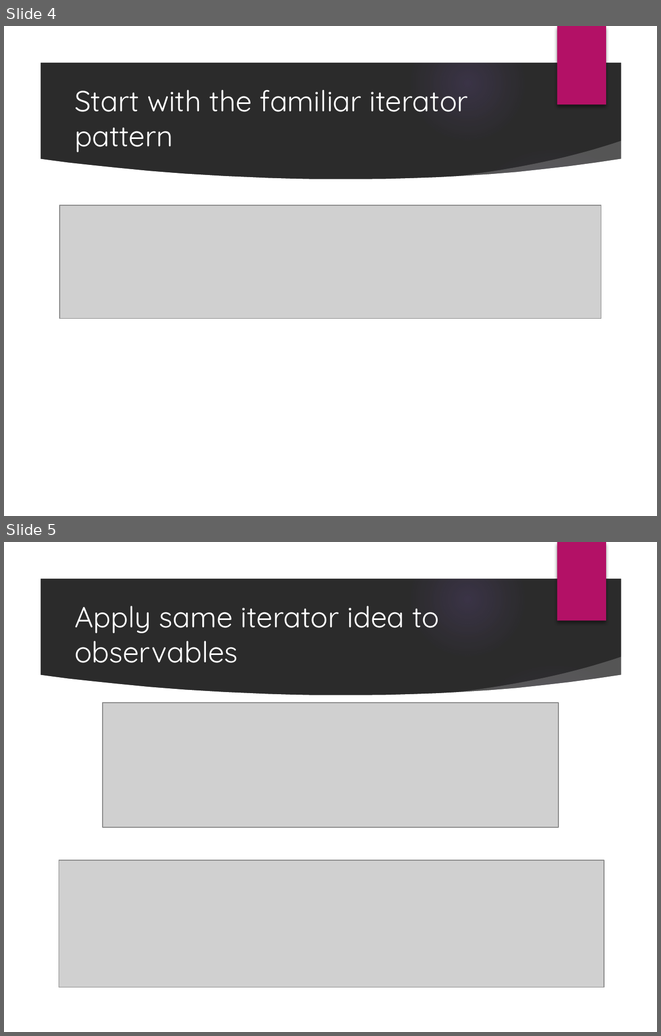
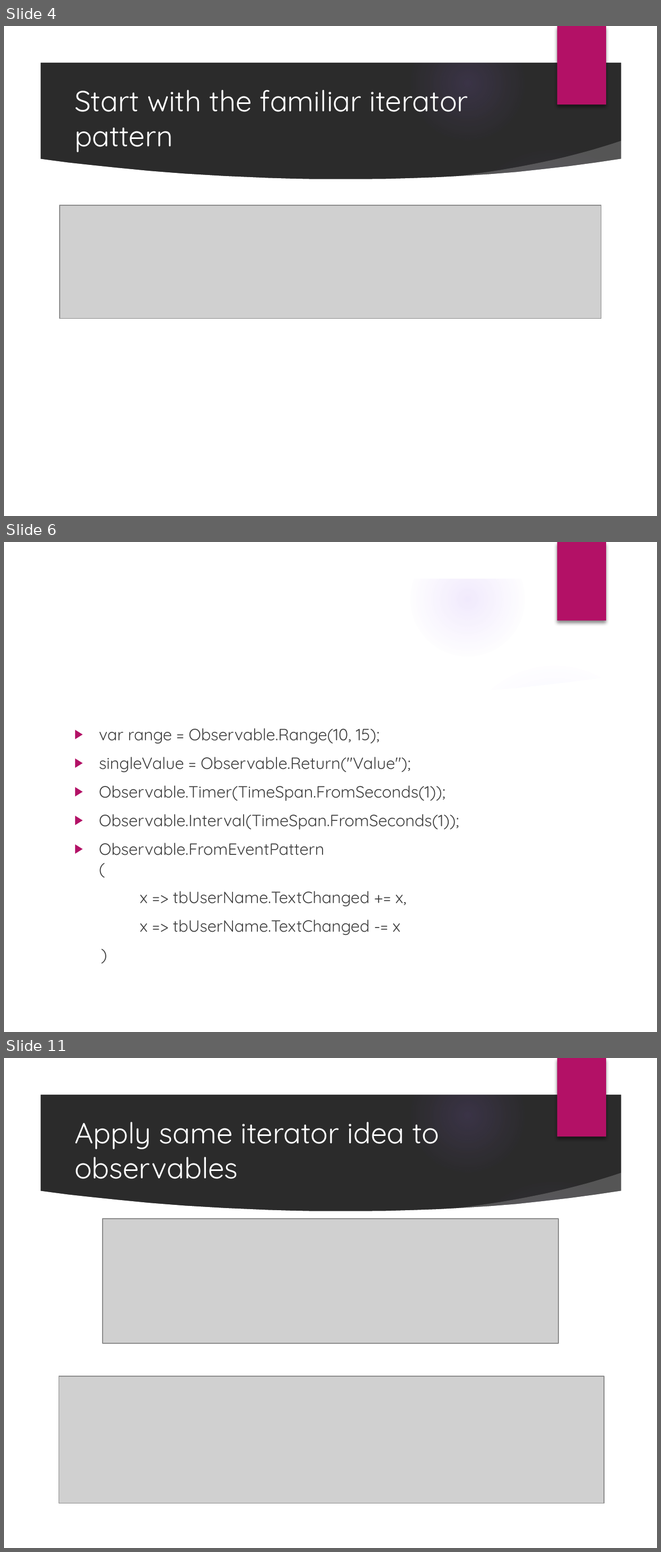
Before and after one commit to PureWeen/DevDays_20171116, a slide deck: DenverDevDays20171116.pptx. Shown one above the other, each under a label of ours: slides 4 and 5 before the commit, slides 4, 6 and 11 after it; the slides between them are not shown. The pictures are 661x1036 and 661x1552 pixels, drawn with LibreOffice and Linux fonts; fonts in the diff are those of the drawing; grey boxes stand for pictures; background and template pictures are left out; a plain dark background stands for a picture behind light text. Boxes give left, top, right and bottom in pixels: in the first picture for what was removed or moved away, otherwise in the second. Text is boxed around its words. In the diff, an @@ line names an element or a change of style, - is before the commit and + after.

```diff
--- a/DenverDevDays20171116.pptx
+++ b/DenverDevDays20171116.pptx
@@ slide 6 added at (4, 542, 657, 1032), background picture (left out); not listed: 9 template elements that a slide beside it also shows @@
@@ title added at (66, 608, 519, 659), 24 pt, text #FFFFFF @@
+Creating Observables
@@ text added at (99, 728, 459, 935), 13.5 pt, text #404040 @@
+▶ var range = Observable.Range(10, 15);
+▶ singleValue = Observable.Return("Value");
+▶ Observable.Timer(TimeSpan.FromSeconds(1));
+▶ Observable.Interval(TimeSpan.FromSeconds(1));
+▶ Observable.FromEventPattern
+  (
+x => tbUserName.TextChanged += x,
+x => tbUserName.TextChanged -= x
+)
@@ what was slide 5 is now slide 11 @@
```
Also in this commit, not shown: 3 slides changed, 5 other slides added, 1 slide removed, 14 other files.
